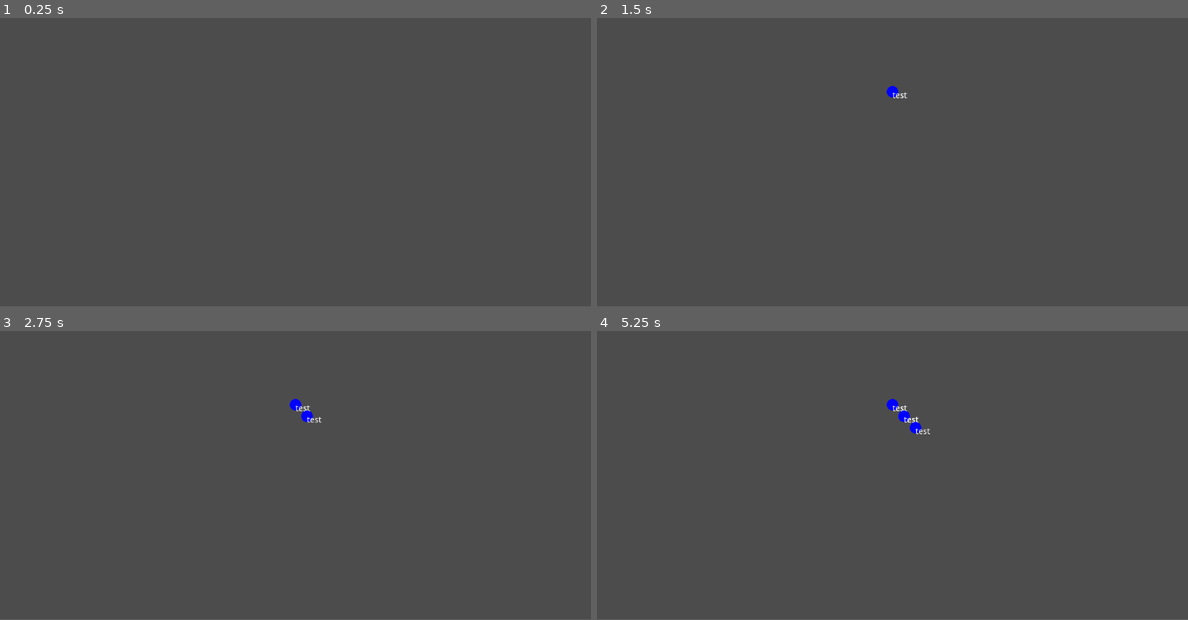
Above: before the commit, frames 1-4 (two rows, left to right).
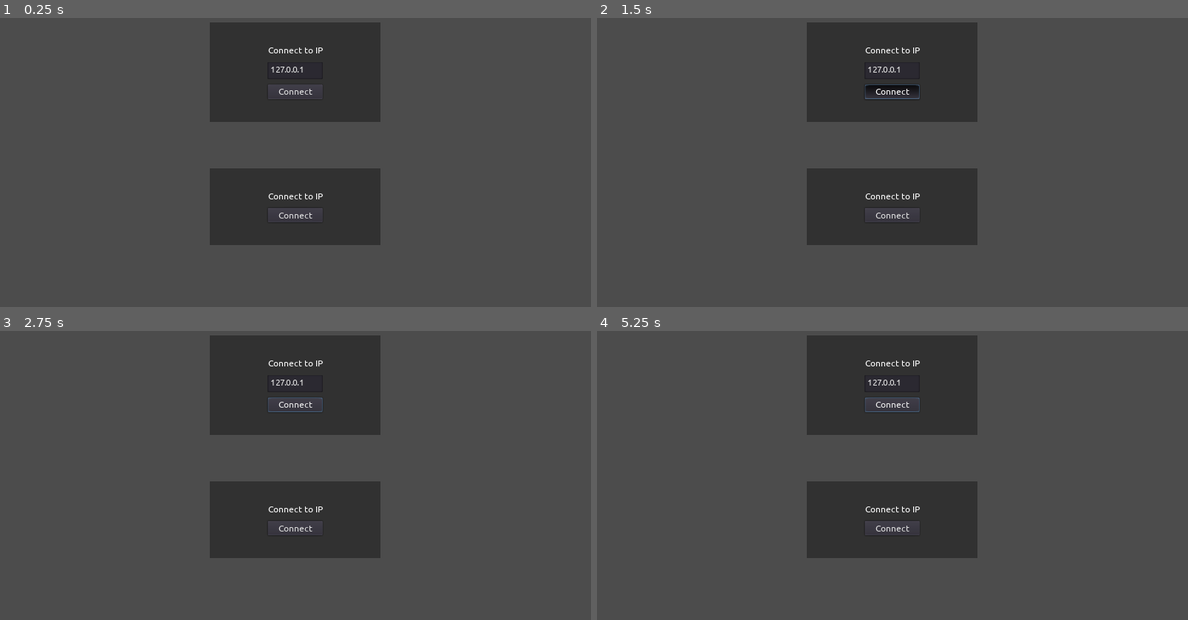
Above: after the commit, the same moments.

Repository: cklisch/godot_tutorial
Game: Godot game, scene res://Lobby.tscn
The game is run twice, just before and just after one commit, with the same random seed, the same clock (stepped at 60 frames per second) and the same inputs. Before the commit the project starts from res://Board.tscn.
Inputs (mouse positions are in pixels of both pictures, inside the frame that each line leads up to):
- Up to frame 1 (0.25 s): no input
- Up to frame 2 (1.5 s): click (892, 90) at 0.5 s, where only the run after the commit has a clickable "Connect"; move the mouse to (892, 93) at 1.27 s; click (892, 93) at 1.42 s
- Up to frame 3 (2.75 s): move the mouse to (307, 417) at 2.02 s; click (307, 417) at 2.17 s
- Up to frame 4 (5.25 s): move the mouse to (892, 406) at 2.77 s; click (892, 406) at 2.92 s; move the mouse to (904, 417) at 3.52 s; click (904, 417) at 3.67 s; click (904, 417) at 4.42 s; move the mouse to (916, 426) at 5.02 s; click (916, 426) at 5.17 s
In our replay, the window is 800x468 before the commit and 800x469 after it. These sizes can differ from the game's own. Grey fills any space a smaller window leaves; there, only what the larger window draws over its background counts as a difference.

The runs differ from the first frame. In frame 1, 17% of the frame differs, in the area x 35-65%, y 1-79%; in frame 2, 17%; in frame 3, 17%; in frame 4, 17%.

Commit message:
add lobby scene
add Ubuntu font family for scalable fonts.
create default theme using Ubuntu Regular.

Diff:
--- a/game/Board.tscn
+++ b/game/Board.tscn
@@ -3,4 +3,5 @@
 [ext_resource path="res://Board.gd" type="Script" id=1]
 
 [node name="Board" type="Node2D"]
+
 script = ExtResource( 1 )
--- /dev/null
+++ b/game/Lobby.tscn
@@ -0,0 +1,77 @@
+[gd_scene load_steps=3 format=2]
+
+[ext_resource path="res://Theme.tres" type="Theme" id=1]
+
+[sub_resource type="StyleBoxFlat" id=2]
+content_margin_left = 100.0
+content_margin_right = 100.0
+content_margin_top = 40.0
+content_margin_bottom = 40.0
+bg_color = Color( 0.196078, 0.196078, 0.196078, 1 )
+
+[node name="CenterContainer" type="CenterContainer"]
+margin_right = 1024.0
+margin_bottom = 600.0
+theme = ExtResource( 1 )
+
+[node name="VBoxContainer" type="VBoxContainer" parent="."]
+margin_left = 364.0
+margin_top = 106.0
+margin_right = 660.0
+margin_bottom = 493.0
+custom_constants/separation = 80
+
+[node name="PanelContainer" type="PanelContainer" parent="VBoxContainer"]
+margin_right = 296.0
+margin_bottom = 173.0
+custom_styles/panel = SubResource( 2 )
+
+[node name="VBoxContainer" type="VBoxContainer" parent="VBoxContainer/PanelContainer"]
+margin_left = 100.0
+margin_top = 40.0
+margin_right = 196.0
+margin_bottom = 133.0
+custom_constants/separation = 10
+
+[node name="Label" type="Label" parent="VBoxContainer/PanelContainer/VBoxContainer"]
+margin_right = 96.0
+margin_bottom = 19.0
+text = "Connect to IP"
+align = 1
+
+[node name="LineEdit" type="LineEdit" parent="VBoxContainer/PanelContainer/VBoxContainer"]
+margin_top = 29.0
+margin_right = 96.0
+margin_bottom = 58.0
+text = "127.0.0.1"
+
+[node name="Button" type="Button" parent="VBoxContainer/PanelContainer/VBoxContainer"]
+margin_top = 68.0
+margin_right = 96.0
+margin_bottom = 93.0
+text = "Connect"
+
+[node name="PanelContainer2" type="PanelContainer" parent="VBoxContainer"]
+margin_top = 253.0
+margin_right = 296.0
+margin_bottom = 387.0
+custom_styles/panel = SubResource( 2 )
+
+[node name="VBoxContainer" type="VBoxContainer" parent="VBoxContainer/PanelContainer2"]
+margin_left = 100.0
+margin_top = 40.0
+margin_right = 196.0
+margin_bottom = 94.0
+custom_constants/separation = 10
+
+[node name="Label" type="Label" parent="VBoxContainer/PanelContainer2/VBoxContainer"]
+margin_right = 96.0
+margin_bottom = 19.0
+text = "Connect to IP"
+align = 1
+
+[node name="Button" type="Button" parent="VBoxContainer/PanelContainer2/VBoxContainer"]
+margin_top = 29.0
+margin_right = 96.0
+margin_bottom = 54.0
+text = "Connect"
--- /dev/null
+++ b/game/Theme.tres
@@ -0,0 +1,6 @@
+[gd_resource type="Theme" load_steps=2 format=2]
+
+[ext_resource path="res://ubuntu-font-family-0.83/Ubuntu-R.tres" type="DynamicFont" id=1]
+
+[resource]
+default_font = ExtResource( 1 )
--- a/game/project.godot
+++ b/game/project.godot
@@ -15,4 +15,9 @@
 
 [application]
 
-run/main_scene="res://Board.tscn"
+run/main_scene="res://Lobby.tscn"
+
+[display]
+
+window/stretch/mode="2d"
+window/stretch/aspect="expand"
--- /dev/null
+++ b/game/ubuntu-font-family-0.83/Ubuntu-R.tres
@@ -0,0 +1,7 @@
+[gd_resource type="DynamicFont" load_steps=2 format=2]
+
+[sub_resource type="DynamicFontData" id=2]
+font_path = "res://ubuntu-font-family-0.83/Ubuntu-R.ttf"
+
+[resource]
+font_data = SubResource( 2 )
Not shown, added: game/ubuntu-font-family-0.83/LICENCE.txt
Not shown, added: game/ubuntu-font-family-0.83/TRADEMARKS.txt
Binary file added: game/ubuntu-font-family-0.83/Ubuntu-B.ttf
Binary file added: game/ubuntu-font-family-0.83/Ubuntu-BI.ttf
Binary file added: game/ubuntu-font-family-0.83/Ubuntu-C.ttf
Binary file added: game/ubuntu-font-family-0.83/Ubuntu-L.ttf
Binary file added: game/ubuntu-font-family-0.83/Ubuntu-LI.ttf
Binary file added: game/ubuntu-font-family-0.83/Ubuntu-M.ttf
Binary file added: game/ubuntu-font-family-0.83/Ubuntu-MI.ttf
Binary file added: game/ubuntu-font-family-0.83/Ubuntu-R.ttf
Binary file added: game/ubuntu-font-family-0.83/Ubuntu-RI.ttf
Binary file added: game/ubuntu-font-family-0.83/Ubuntu-Th.ttf
(and 5 more such lines)
